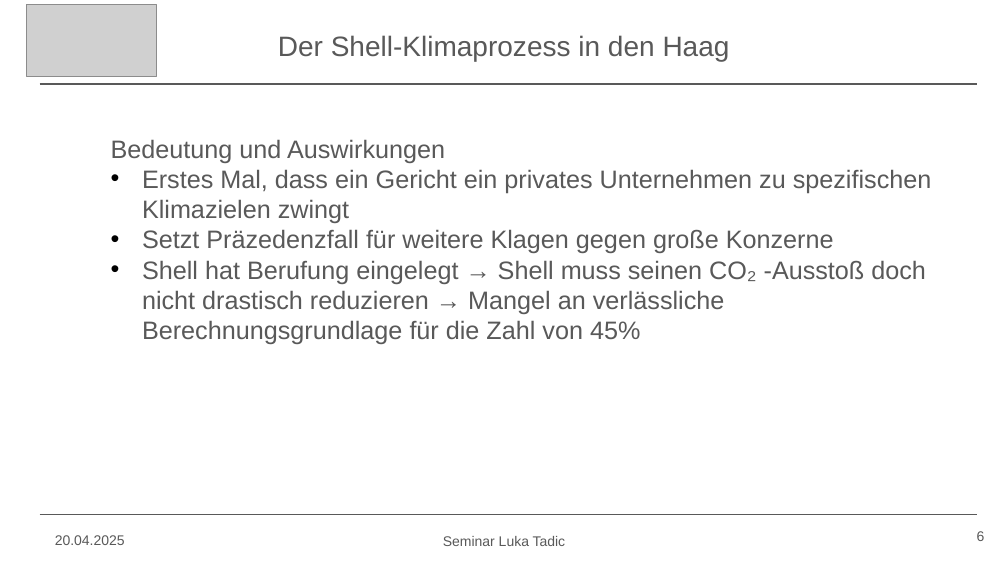
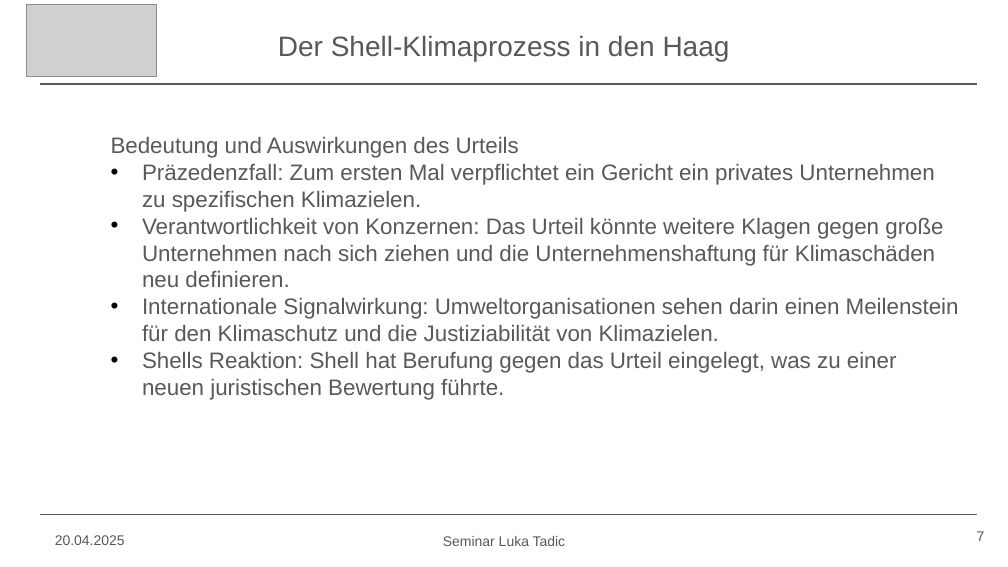
Before and after one commit to Lukiano12/Seminar, a slide deck: slide 7 of Seminar Präsentation.pptx (slide 6 before the commit). Drawn at 1008x567 pixels with LibreOffice and Linux fonts; fonts in the diff are those of the drawing; grey boxes stand for pictures. Boxes give left, top, right and bottom in pixels: in the first picture for what was removed or moved away, otherwise in the second. Text is boxed around its words. In the diff, an @@ line names an element or a change of style, - is before the commit and + after.

```diff
--- a/Seminar Präsentation.pptx
+++ b/Seminar Präsentation.pptx
@@ text at (x1=111, y1=137, x2=959, y2=400): text changed; size 18 to 16 pt @@
-  Bedeutung und Auswirkungen
-  • Erstes Mal, dass ein Gericht ein privates Unternehmen zu spezifischen Klimazielen zwingt
-  • Setzt Präzedenzfall für weitere Klagen gegen große Konzerne
-  • Shell hat Berufung eingelegt → Shell muss seinen CO₂ -Ausstoß doch nicht drastisch reduzieren → Mangel an verlässliche Berechnungsgrundlage für die Zahl von 45%
+  Bedeutung und Auswirkungen des Urteils
+  • Präzedenzfall: Zum ersten Mal verpflichtet ein Gericht ein privates Unternehmen zu spezifischen Klimazielen.
+  • Verantwortlichkeit von Konzernen: Das Urteil könnte weitere Klagen gegen große Unternehmen nach sich ziehen und die Unternehmenshaftung für Klimaschäden neu definieren.
+  • Internationale Signalwirkung: Umweltorganisationen sehen darin einen Meilenstein für den Klimaschutz und die Justiziabilität von Klimazielen.
+  • Shells Reaktion: Shell hat Berufung gegen das Urteil eingelegt, was zu einer neuen juristischen Bewertung führte.
@@ page number at (x1=977, y1=531, x2=985, y2=541): text changed @@
-6
+7
```
Also in this commit, not shown: 8 other slides changed, 10 slides added.
